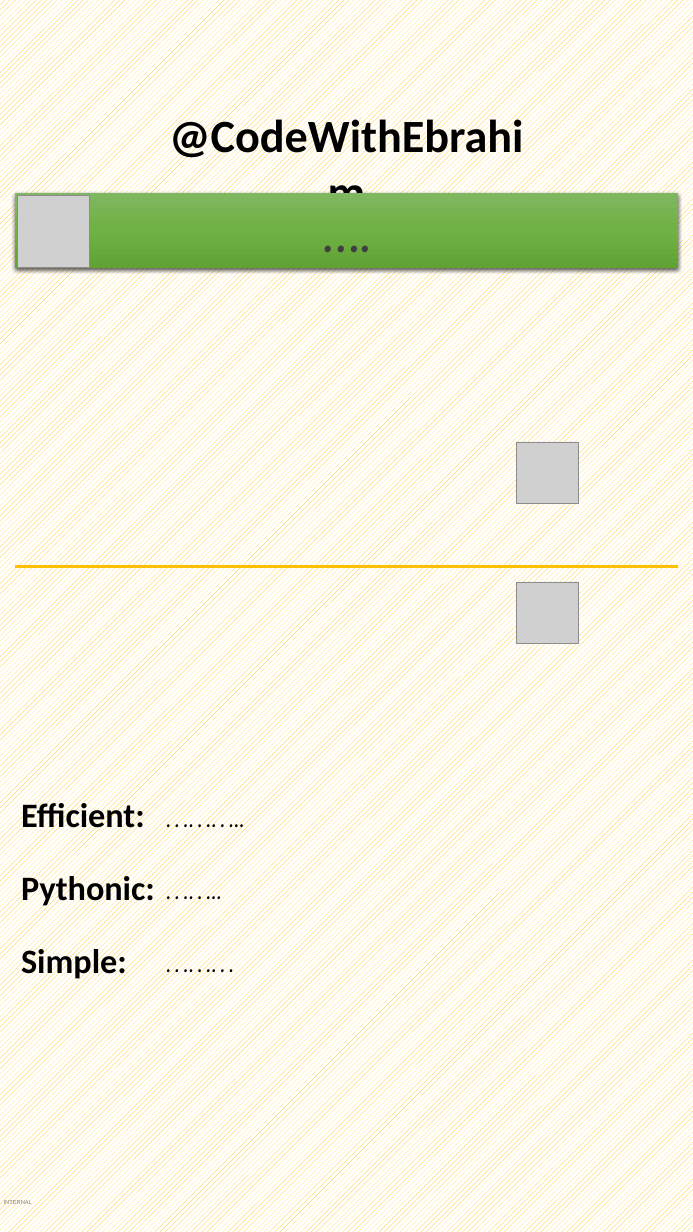
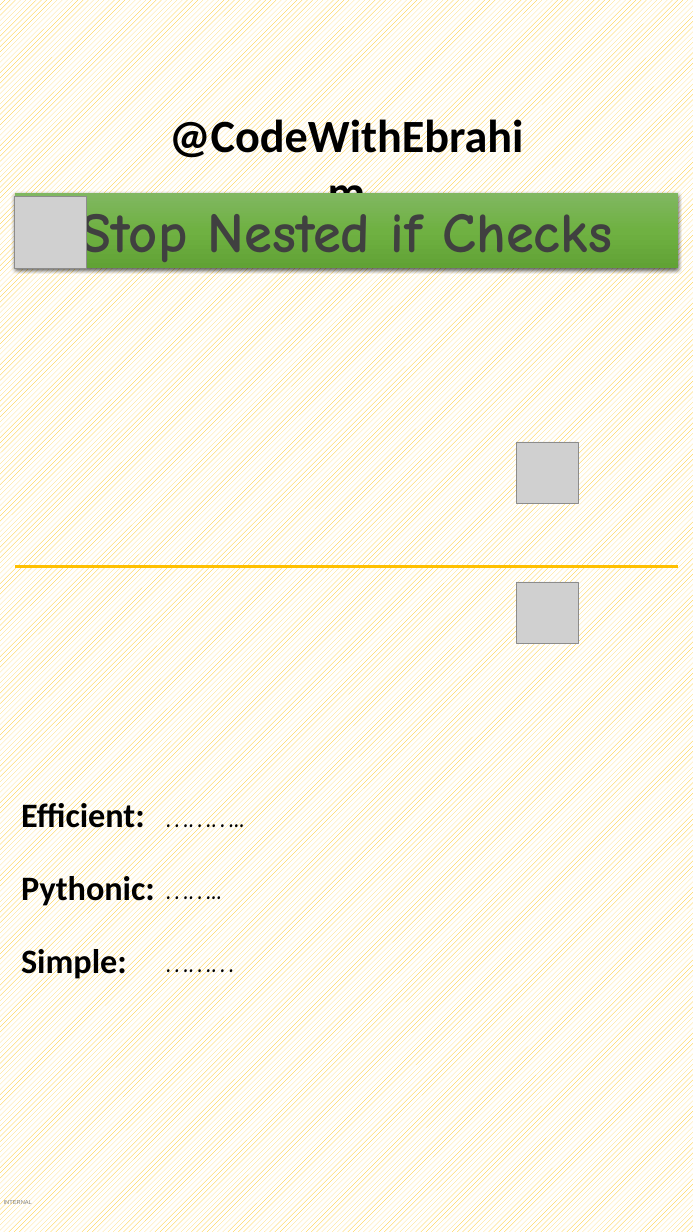
Before and after one commit to ebrahimsalehi1/python_codes, a slide deck: slide 22 of assets/get-ready.pptx. Drawn at 693x1232 pixels with LibreOffice and Linux fonts; fonts in the diff are those of the drawing; grey boxes stand for pictures; background and template pictures are left out. Boxes give left, top, right and bottom in pixels: in the first picture for what was removed or moved away, otherwise in the second. Text is boxed around its words. In the diff, an @@ line names an element or a change of style, - is before the commit and + after.

```diff
--- a/assets/get-ready.pptx
+++ b/assets/get-ready.pptx
@@ text in rectangle at bbox=[81, 203, 613, 270]: text changed @@
-….
+Stop Nested if Checks
```
Also in this commit, not shown: 9 other files.
